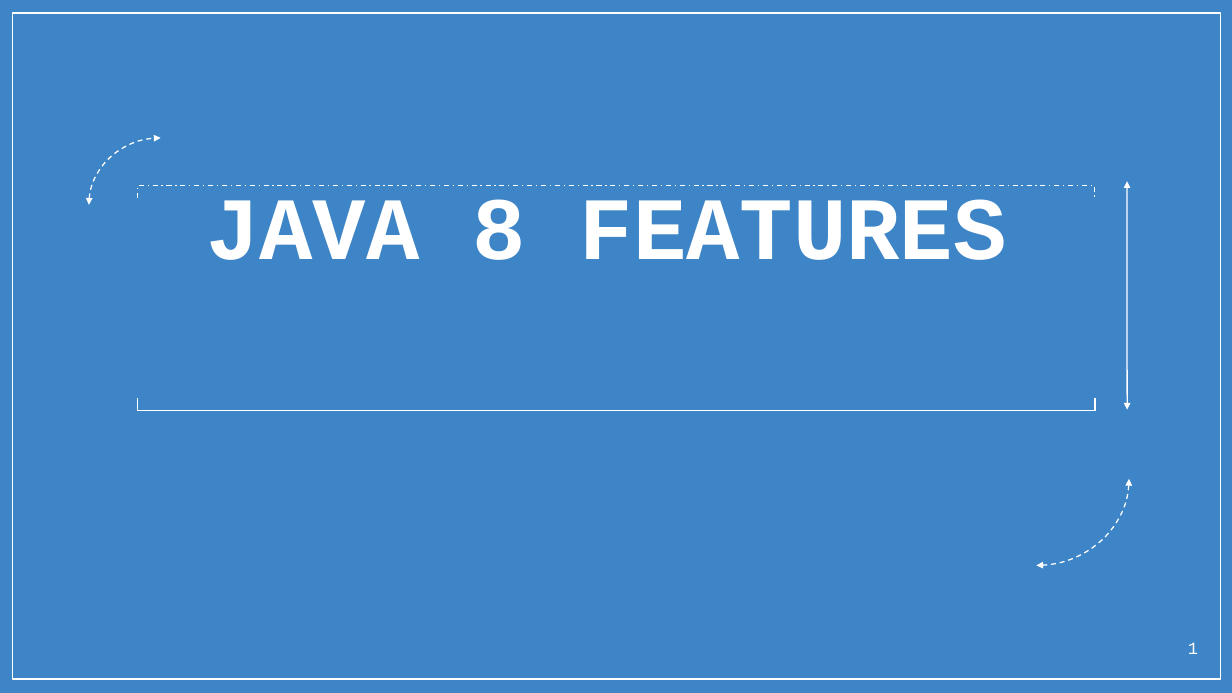
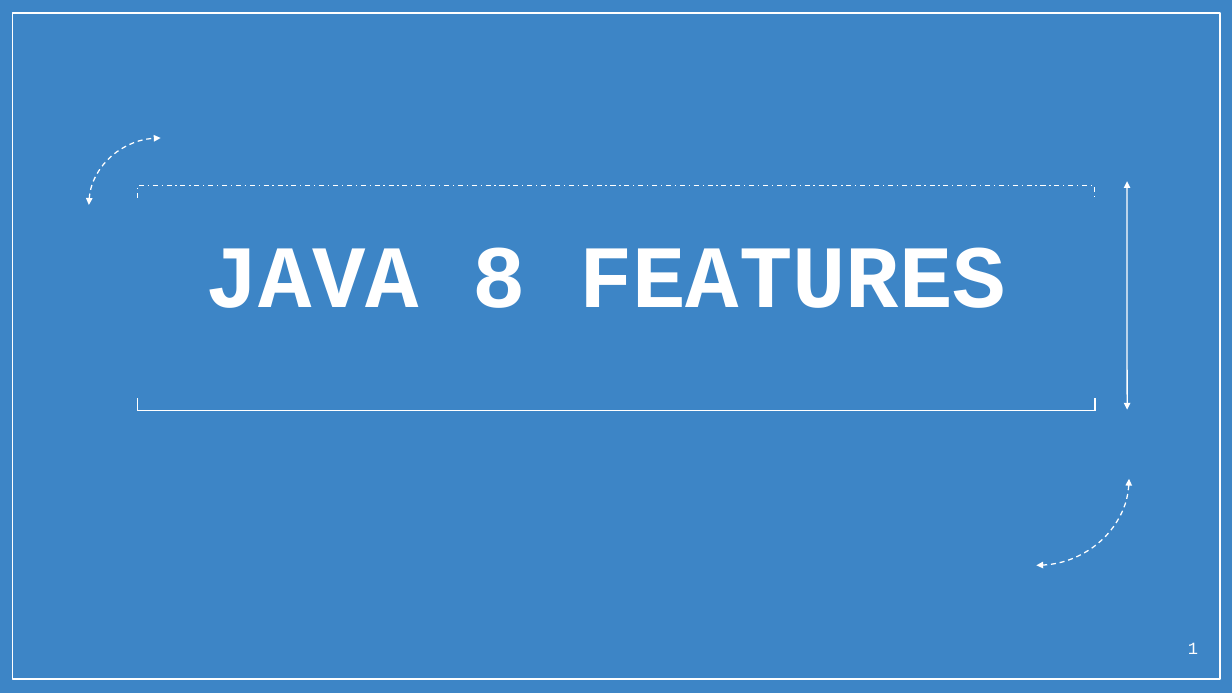
Before and after one commit to ghousek1/trashcan, a slide deck: slide 1 of Java8Features.pptx. Drawn at 1232x693 pixels with LibreOffice and Linux fonts; fonts in the diff are those of the drawing; background and template pictures are left out. Boxes give left, top, right and bottom in pixels: in the first picture for what was removed or moved away, otherwise in the second. Text is boxed around its words. In the diff, an @@ line names an element or a change of style, - is before the commit and + after.

```diff
--- a/Java8Features.pptx
+++ b/Java8Features.pptx
@@ text "JAVA 8 FEATURES": place and size @@
-text "JAVA 8 FEATURES" at (206, 199, 1007, 260)
+text "JAVA 8 FEATURES" at (206, 247, 1006, 308)
@@ freeform shape at (137, 185, 1095, 198): outline redrawn @@
```
Also in this commit, not shown: 11 other slides changed, 2 slides added, 1 slide removed.
